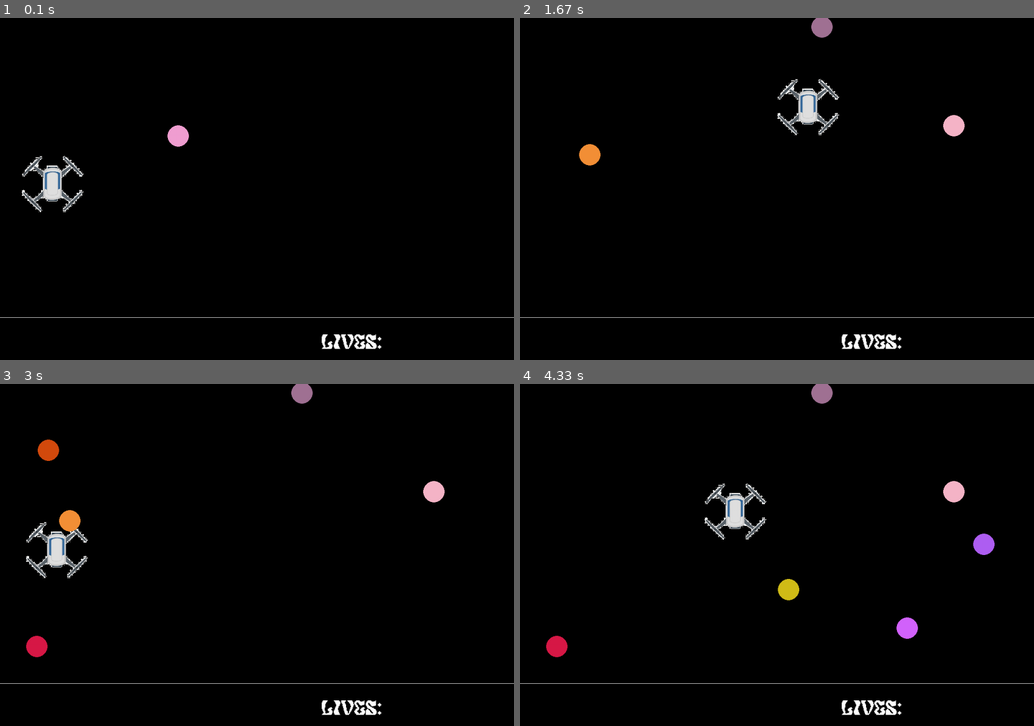
Above: before the commit, frames 1-4 (two rows, left to right).
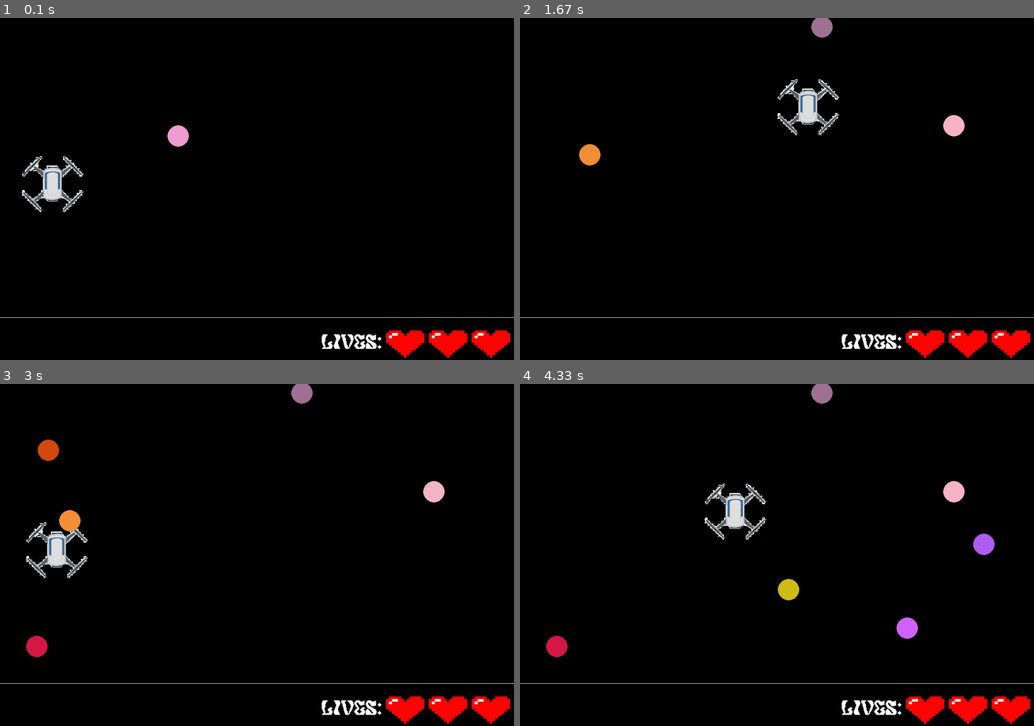
Above: after the commit, the same moments.

Repository: rigvedepur/Fll-Pygame
Game: pygame game, started from game.py
Same seed, same stepped clock (60 frames per second), same inputs: the game is played once before the commit and once after it.
Inputs:
- Up to frame 1 (0.1 s): no input
- Up to frame 2 (1.67 s): hold Right 0.33-0.8 s; hold Up 0.83-1.13 s; hold Right 1.17-1.63 s
- Up to frame 3 (3 s): hold Left 1.67-2.2 s; hold Down 2.23-2.53 s; hold Left 2.57-2.97 s
- Up to frame 4 (4.33 s): hold Up 3-3.37 s; hold Right 3.4-4.03 s; hold Down from 4.07 s (still down)

The runs differ from the first frame. In frame 1, 1.2% of the frame differs, in the area x 75-100%, y 91-100%; in frame 2, 1.2%; in frame 3, 1.2%; in frame 4, 1.2%.

Commit message:
updated working hearts system

Diff:
--- a/game.py
+++ b/game.py
@@ -8,6 +8,7 @@
 font = pygame.font.Font("pixel.ttf", 45)
 
 scale = 2.5
+heart_scale = 6.7
 
 screen = pygame.display.set_mode((1200, 800))
 player = pygame.image.load('images/example_kurma_robot.jpg')
@@ -24,6 +25,12 @@
 heart1 = pygame.image.load('images/heart.webp')
 heart2 = pygame.image.load('images/heart.webp')
 heart3 = pygame.image.load('images/heart.webp')
+
+heart1 = pygame.transform.scale(heart1, (612/heart_scale, 438/heart_scale))
+heart2 = pygame.transform.scale(heart2, (612/heart_scale, 438/heart_scale))
+heart3 = pygame.transform.scale(heart3, (612/heart_scale, 438/heart_scale))
+
+hearts = [heart3, heart2, heart1]
 
 lives = 3
 
@@ -85,6 +92,10 @@
     lives_text = font.render(f"Lives: ", True, (255, 255, 255), 130)
     screen.blit(lives_text, (750, 740))
 
+    if len(hearts) > 0:
+        for i, heart in enumerate(hearts):
+            screen.blit(heart, (1100 - i * 100, 730))
+
     if len(balls) != 0:
         for ball in balls:
             ball.draw(screen)
@@ -133,6 +144,7 @@
                 balls.remove(ball)
                 lives -= 1
                 print(f"Lives: {lives}")
+                hearts.pop()
 
             if player_rect.colliderect(ball.createRectForBall()):
                 print("Collision detected")
